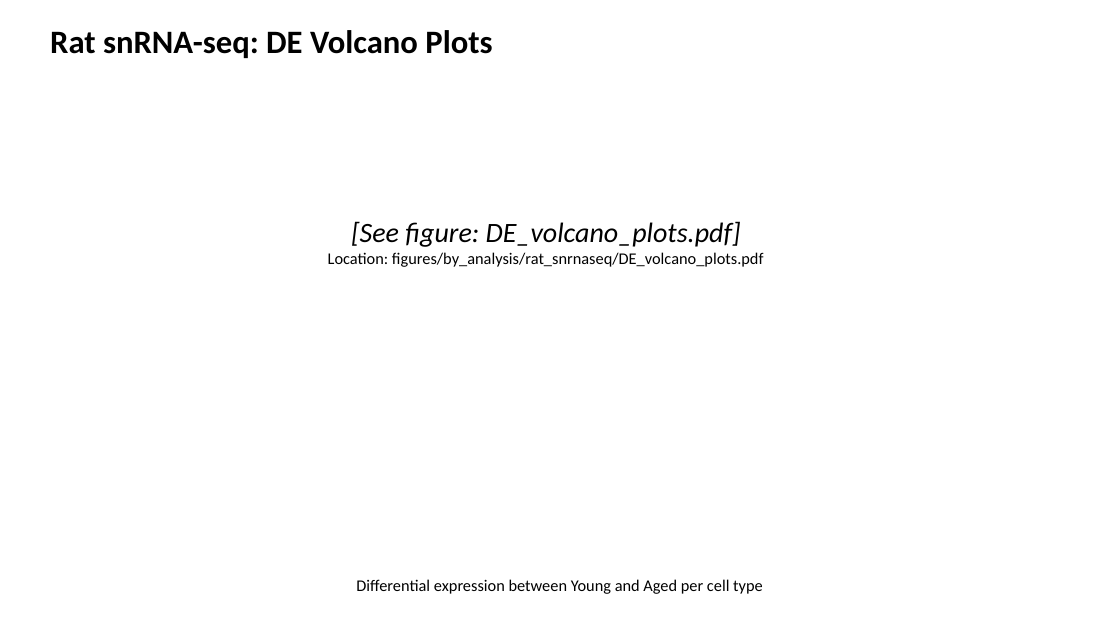
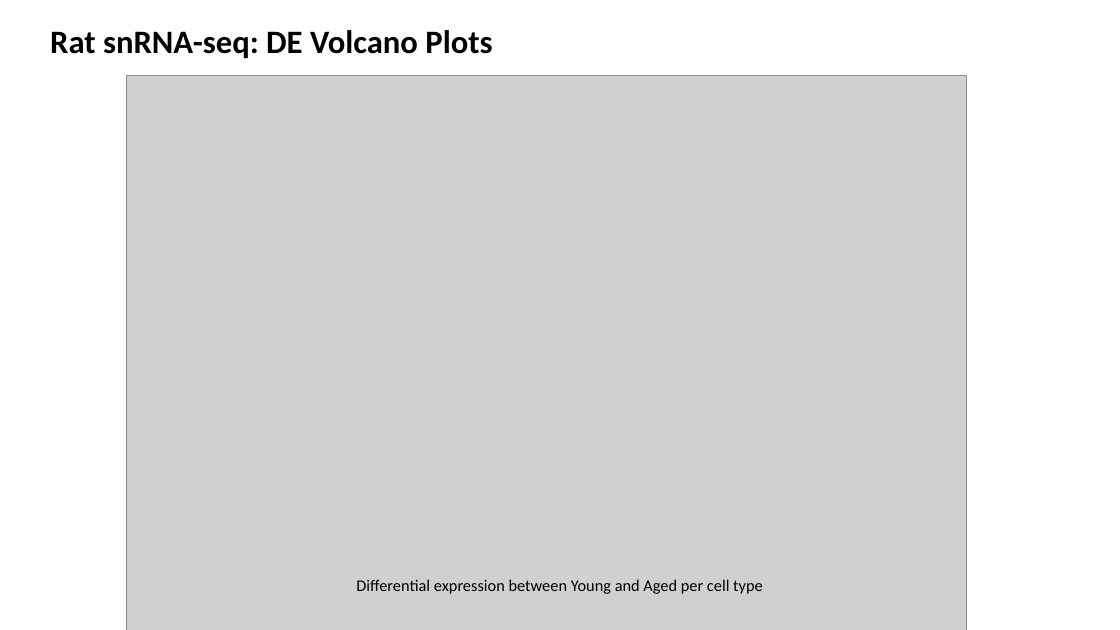
Before and after one commit to leeoesterreich/ERpBRCA_OlderWomen, a slide deck: slide 7 of docs/biostatistical_corrections_summary.pptx. Drawn at 1120x630 pixels with LibreOffice and Linux fonts; fonts in the diff are those of the drawing; grey boxes stand for pictures. Boxes give left, top, right and bottom in pixels: in the first picture for what was removed or moved away, otherwise in the second. Text is boxed around its words. In the diff, an @@ line names an element or a change of style, - is before the commit and + after.

```diff
--- a/docs/biostatistical_corrections_summary.pptx
+++ b/docs/biostatistical_corrections_summary.pptx
@@ picture added at [126, 76, 966, 630] @@
@@ text removed at [328, 221, 764, 267] @@
-[See figure: DE_volcano_plots.pdf]
-Location: figures/by_analysis/rat_snrnaseq/DE_volcano_plots.pdf
```
Also in this commit, not shown: 3 other slides changed, 34 other files.
